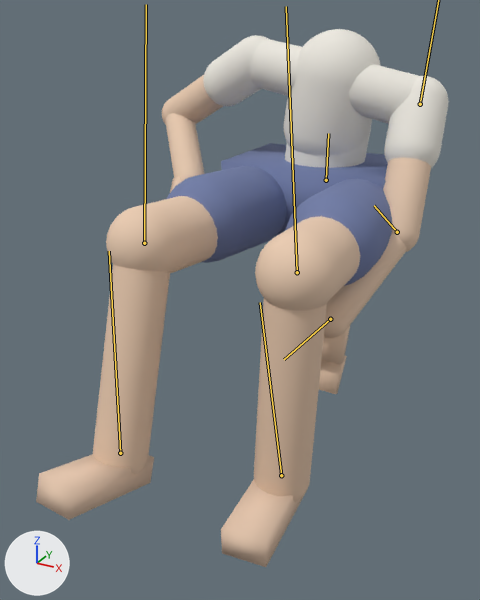
One commit to the glTF model models/body.glb: the scene before it, then after it.
Rendered twice from a 50 mm lens placed at (0.584, -1.323, 0.439), pointed at (-0.033, -0.2, -0.123). The axes (+X, +Y, +Z) are drawn at lower left. The lights are the same throughout. The first picture is the older version. Both versions are drawn at frame 46 of the action 'idle_water_l'; the numbers are the values there. The bones that change are drawn over the model as lines.

In view in the first picture: 'body'.
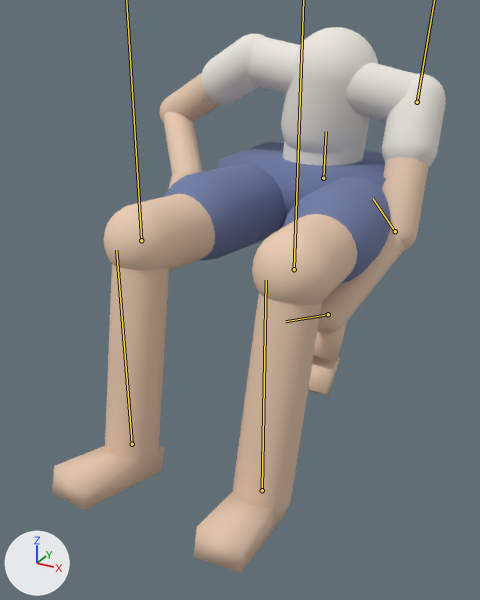
Pixel boxes (x1, y1, x2, y2) of what changed, in the pictures (480 x 600 px):
'body', posed
    before: (36, 29, 449, 567)
    after: (52, 27, 446, 573)
bone 'root', root to tip
    before: (326, 180) to (328, 133)
    after: (323, 178) to (326, 131)
bone 'forearm_l', root to tip
    before: (397, 232) to (374, 205)
    after: (395, 231) to (373, 198)
bone 'hand_l', root to tip
    before: (330, 319) to (284, 359)
    after: (328, 314) to (285, 321)
bone 'foot_l', root to tip
    before: (281, 475) to (260, 302)
    after: (262, 490) to (266, 280)
bone 'calf_r', root to tip
    before: (144, 243) to (146, 4)
    after: (141, 240) to (126, 0)
bone 'foot_r', root to tip
    before: (120, 453) to (109, 251)
    after: (132, 444) to (116, 250)

The edits, one by one:
Bone 'root' (bone_root) moves from (0.0, -0.002, 0.0) to (-0.006, 0.002, 0.0).
Bone 'upper_arm_l' (bone_upper_arm_l) turns from (-10, 1, 8) to (-8, 1, 8) degrees about its own x, y and z.
Bone 'forearm_l' (bone_forearm_l) turns from (71, 0, 0) to (66, 0, 0) degrees about its own x, y and z.
Bone 'hand_l' (bone_hand_l) turns from (22, 0, 0) to (11, 0, 0) degrees about its own x, y and z.
Bone 'calf_l' (bone_calf_l) turns from (10, 0, 0) to (0, 0, 0) degrees about its own x, y and z.
Bone 'foot_l' (bone_foot_l) turns from (4, 0, 0) to (0, 0, 0) degrees about its own x, y and z.
Bone 'calf_r' (bone_calf_r) turns from (-6, 0, 0) to (0, 0, 0) degrees about its own x, y and z.
Bone 'foot_r' (bone_foot_r) turns from (4, 0, 0) to (0, 0, 0) degrees about its own x, y and z.
